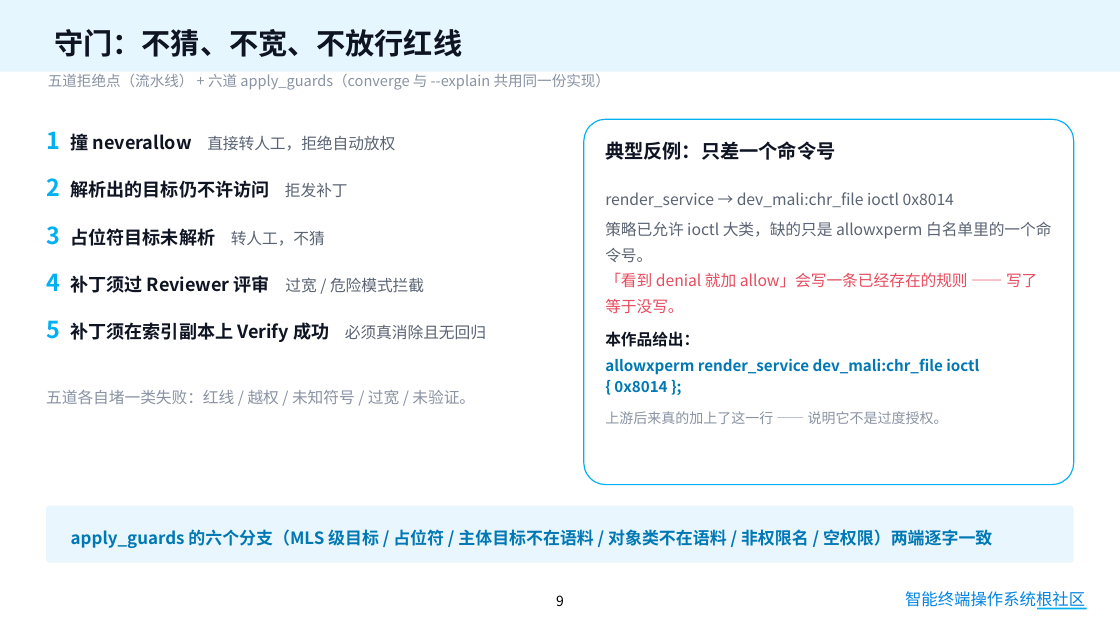
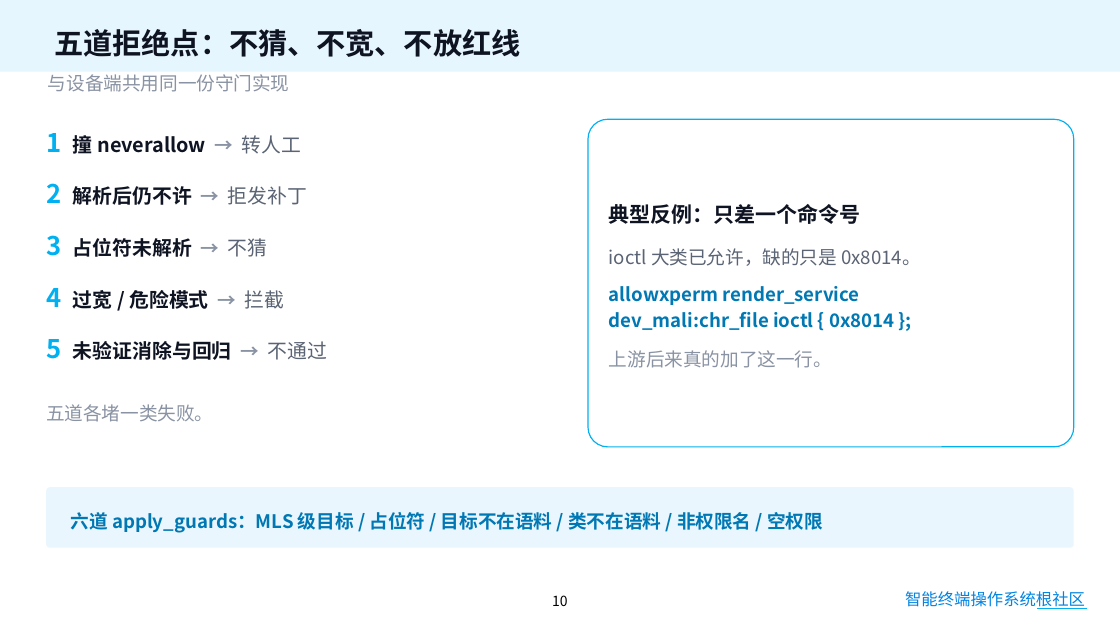
Before and after one commit to asymecat/policy_loop, a slide deck: slide 10 of docs/policy_loop-答辩.pptx (slide 9 before the commit). Drawn at 1120x630 pixels with LibreOffice and Linux fonts; fonts in the diff are those of the drawing; background and template pictures are left out. Boxes give left, top, right and bottom in pixels: in the first picture for what was removed or moved away, otherwise in the second. Text is boxed around its words. In the diff, an @@ line names an element or a change of style, - is before the commit and + after.

```diff
--- a/docs/policy_loop-答辩.pptx
+++ b/docs/policy_loop-答辩.pptx
@@ text at bbox=[54, 29, 520, 57]: text changed @@
-守门：不猜、不宽、不放行红线
+五道拒绝点：不猜、不宽、不放红线
@@ text at bbox=[48, 74, 290, 92]: text changed; size 12.5 to 16 pt @@
-五道拒绝点（流水线） + 六道 apply_guards（converge 与 --explain 共用同一份实现）
+与设备端共用同一份守门实现
@@ rounded rectangle "典型反例：只差一个命令号": place and size @@
-rounded rectangle "典型反例：只差一个命令号" at bbox=[584, 119, 1074, 485]
+rounded rectangle "典型反例：只差一个命令号" at bbox=[588, 119, 1074, 447]
@@ rounded rectangle "典型反例：只差一个命令号" at bbox=[588, 119, 1074, 447]: vertical alignment top to middle @@
@@ text at bbox=[46, 131, 327, 360]: text changed; size 15.5 to 17 pt @@
-1 撞 neverallow 直接转人工，拒绝自动放权
-2 解析出的目标仍不许访问 拒发补丁
-3 占位符目标未解析 转人工，不猜
-4 补丁须过 Reviewer 评审 过宽 / 危险模式拦截
-5 补丁须在索引副本上 Verify 成功 必须真消除且无回归
+1 撞 neverallow → 转人工
+2 解析后仍不许 → 拒发补丁
+3 占位符未解析 → 不猜
+4 过宽 / 危险模式 → 拦截
+5 未验证消除与回归 → 不通过
@@ text in rounded rectangle at bbox=[609, 204, 861, 224]: size 16.5 to 18 pt in "典型反例：只差一个命令号"; more space between paragraphs @@
@@ text in rounded rectangle at bbox=[609, 248, 921, 368]: text changed; size 13.5 to 16 pt; text colour #5B6474 to #0078B4; bold on @@
-render_service → dev_mali:chr_file ioctl 0x8014
-策略已允许 ioctl 大类，缺的只是 allowxperm 白名单里的一个命令号。
-「看到 denial 就加 allow」会写一条已经存在的规则 —— 写了等于没写。
-本作品给出：
-allowxperm render_service dev_mali:chr_file ioctl { 0x8014 };
-上游后来真的加上了这一行 —— 说明它不是过度授权。
+ioctl 大类已允许，缺的只是 0x8014。
+allowxperm render_service
+dev_mali:chr_file ioctl { 0x8014 };
+上游后来真的加了这一行。
@@ text at bbox=[46, 404, 213, 422]: text changed; size 13.5 to 16 pt @@
-五道各自堵一类失败：红线 / 越权 / 未知符号 / 过宽 / 未验证。
+五道各堵一类失败。
@@ rounded rectangle "六道 apply_guards：MLS 级目标 / 占位符 ...": place and size @@
-rounded rectangle "六道 apply_guards：MLS 级目标 / 占位符 ..." at bbox=[46, 506, 1074, 563]
+rounded rectangle "六道 apply_guards：MLS 级目标 / 占位符 ..." at bbox=[46, 487, 1074, 548]
@@ text in rounded rectangle at bbox=[71, 512, 823, 533]: text changed; size 14.5 to 16 pt @@
-apply_guards 的六个分支（MLS 级目标 / 占位符 / 主体目标不在语料 / 对象类不在语料 / 非权限名 / 空权限）两端逐字一致
+六道 apply_guards：MLS 级目标 / 占位符 / 目标不在语料 / 类不在语料 / 非权限名 / 空权限
@@ page number at bbox=[552, 595, 568, 606]: text changed @@
-9
+10
@@ text "智能终端操作系统根社区" at bbox=[905, 591, 1085, 609]: text colour #0284E2 to gradient #0284E2 to #00B050 @@
```
Also in this commit, not shown: 20 other slides changed, 1 slide added, 1 other file.
